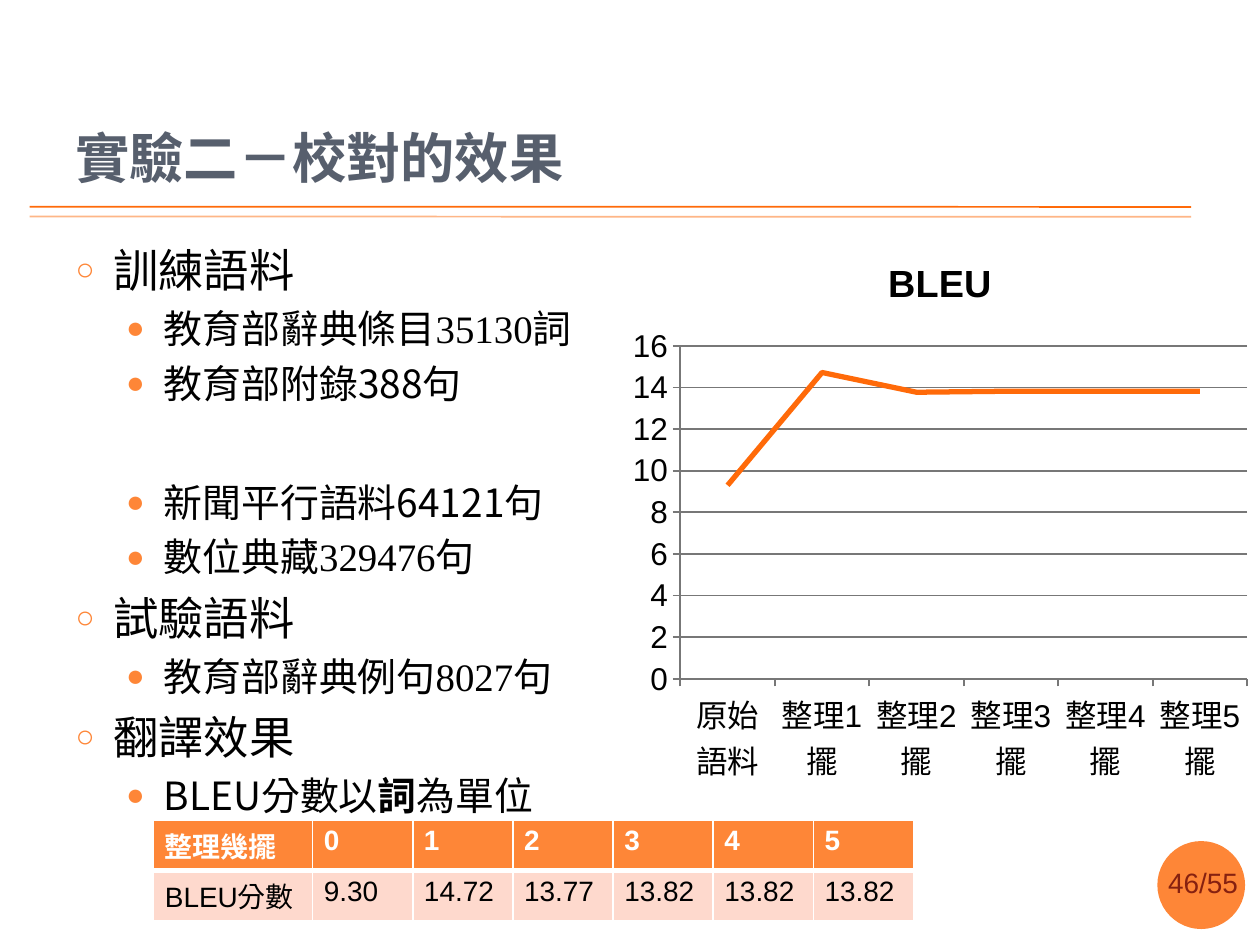
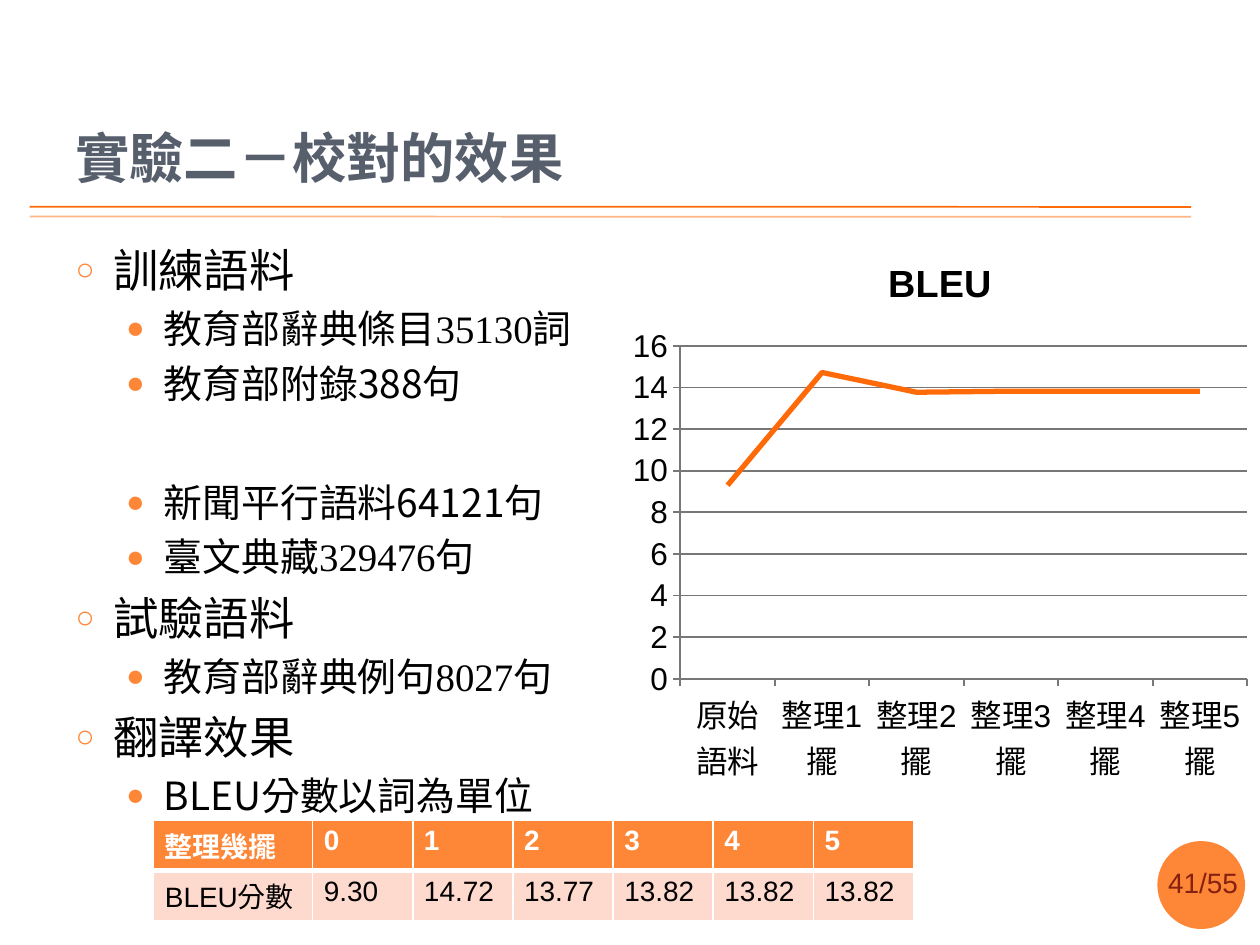
Before and after one commit to sih4sing5hong5/po3-ko3_tau5-iann2-phinn3, a slide deck: slide 41 of 翻譯報告.pptx (slide 46 before the commit). Drawn at 1260x945 pixels with LibreOffice and Linux fonts; fonts in the diff are those of the drawing; background and template pictures are left out. Boxes give left, top, right and bottom in pixels: in the first picture for what was removed or moved away, otherwise in the second. Text is boxed around its words. In the diff, an @@ line names an element or a change of style, - is before the commit and + after.

```diff
--- a/翻譯報告.pptx
+++ b/翻譯報告.pptx
@@ text at (164,538,475,575): text changed @@
-  ● 數位典藏329476句
+  ● 臺文典藏329476句
@@ text at (164,777,533,813): bold off in "BLEU分數以詞為單位" @@
@@ page number at (1168,873,1238,893): text changed @@
-46/55
+41/55
```
Also in this commit, not shown: 28 other slides changed, 2 slides added, 1 slide removed.
